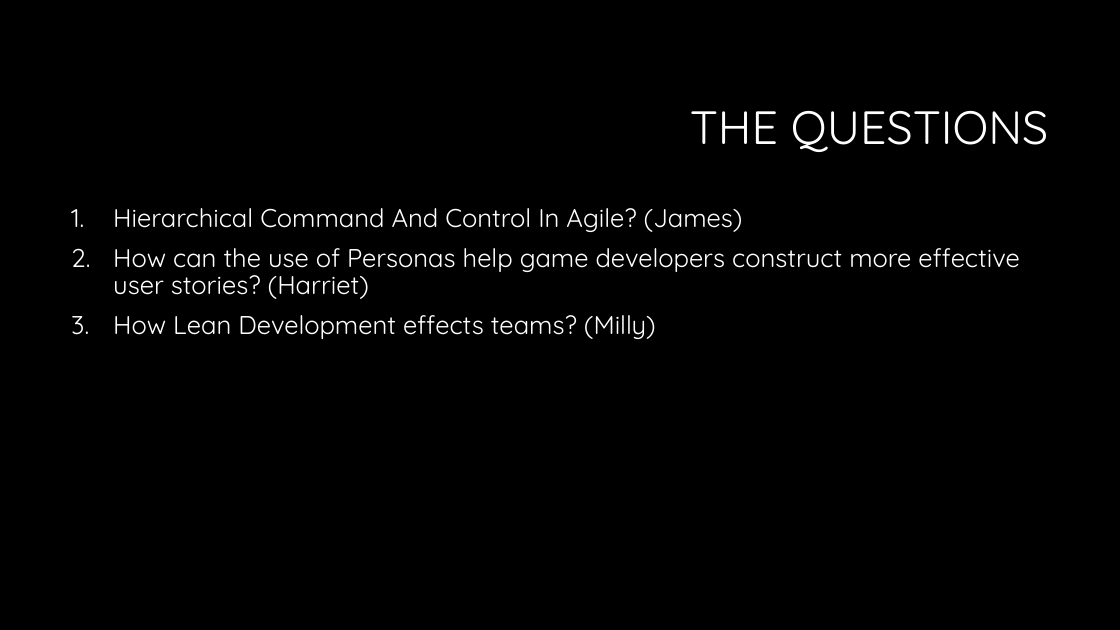
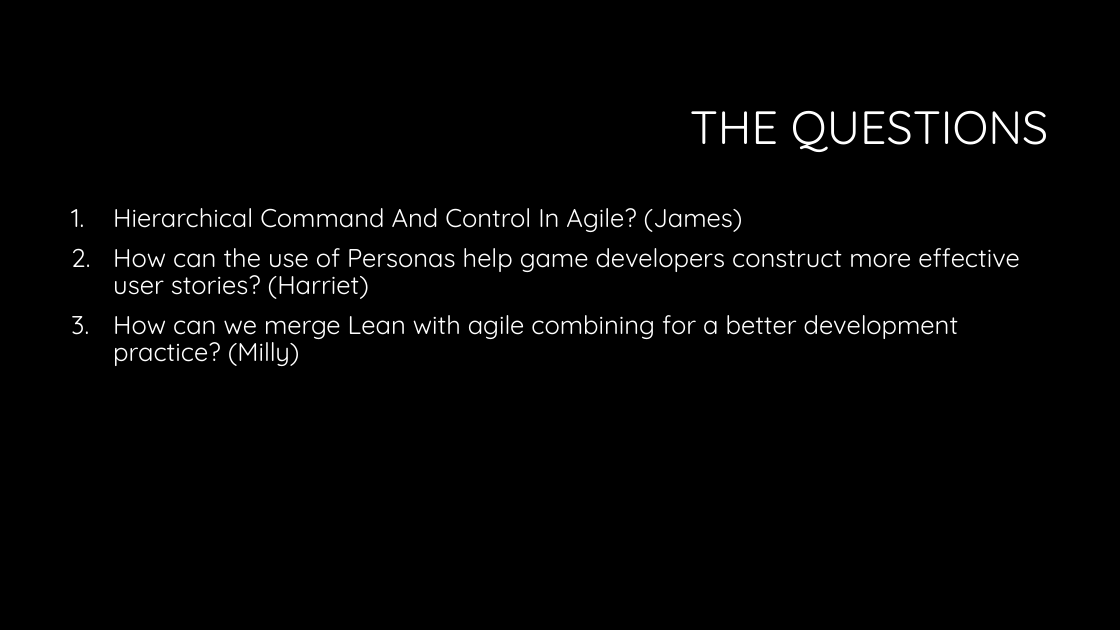
Before and after one commit to Falmouth-Games-Academy/comp150-agile, a slide deck: slide 2 of proposal/Agile questions.ppt. Drawn at 1120x630 pixels with LibreOffice and Linux fonts; fonts in the diff are those of the drawing; background and template pictures are left out. Boxes give left, top, right and bottom in pixels: in the first picture for what was removed or moved away, otherwise in the second. Text is boxed around its words. In the diff, an @@ line names an element or a change of style, - is before the commit and + after.

Commit message:
Presentation update

```diff
--- a/proposal/Agile questions.ppt
+++ b/proposal/Agile questions.ppt
@@ text at (x1=113, y1=315, x2=959, y2=366): text changed @@
-3. How Lean Development effects teams? (Milly)
+3. How can we merge Lean with agile combining for a better development practice? (Milly)
```
Also in this commit, not shown: 5 other slides changed, 2 slides added.
